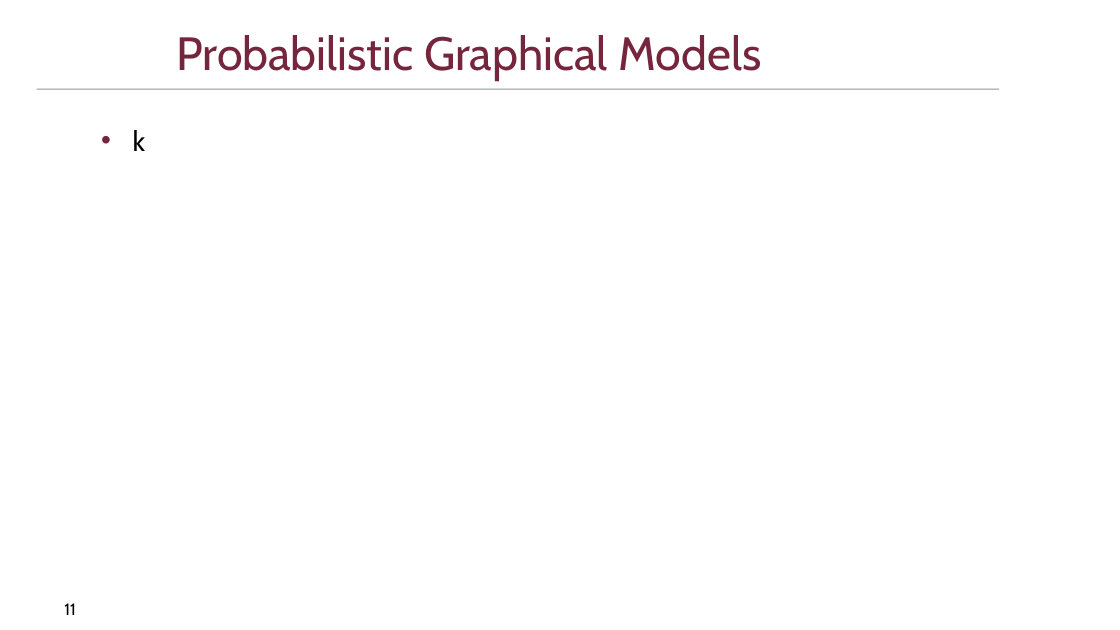
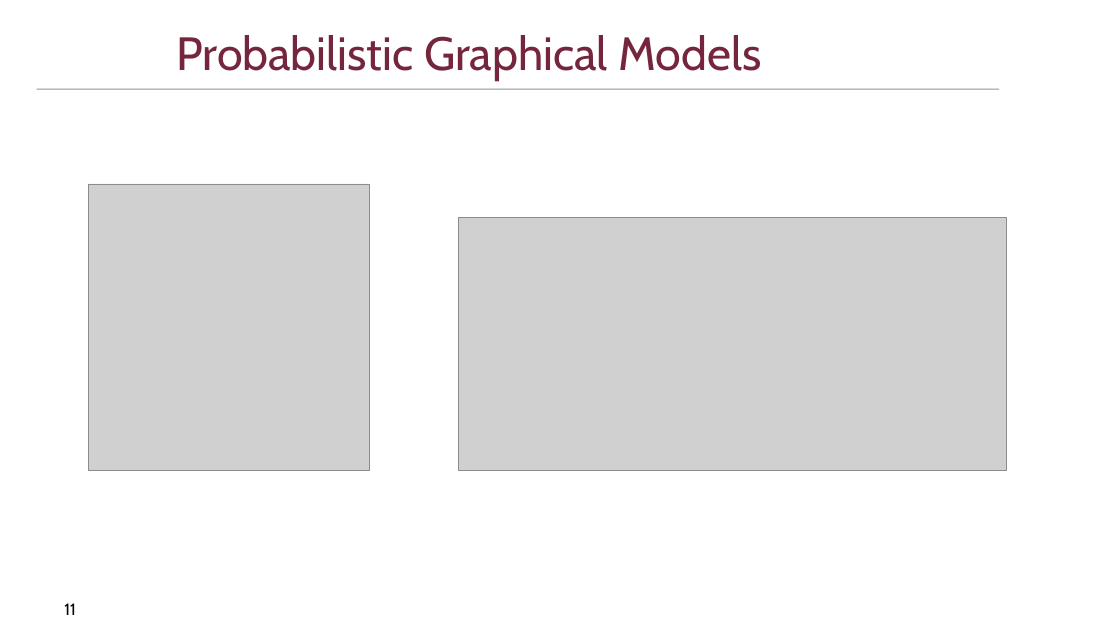
Before and after one commit to DriesSmit/SkripsieReport, a slide deck: slide 11 of OralExamination/SkripsieOral_APSmit.pptx. Drawn at 1120x630 pixels with LibreOffice and Linux fonts; fonts in the diff are those of the drawing; grey boxes stand for pictures; background and template pictures are left out. Boxes give left, top, right and bottom in pixels: in the first picture for what was removed or moved away, otherwise in the second. Text is boxed around its words. In the diff, an @@ line names an element or a change of style, - is before the commit and + after.

```diff
--- a/OralExamination/SkripsieOral_APSmit.pptx
+++ b/OralExamination/SkripsieOral_APSmit.pptx
@@ text removed at box(133, 130, 146, 151) @@
-• k
@@ picture added at box(89, 184, 371, 471) @@
@@ picture added at box(459, 218, 1007, 471) @@
```
Also in this commit, not shown: 6 other slides changed, 2 slides added, 1 slide removed.
